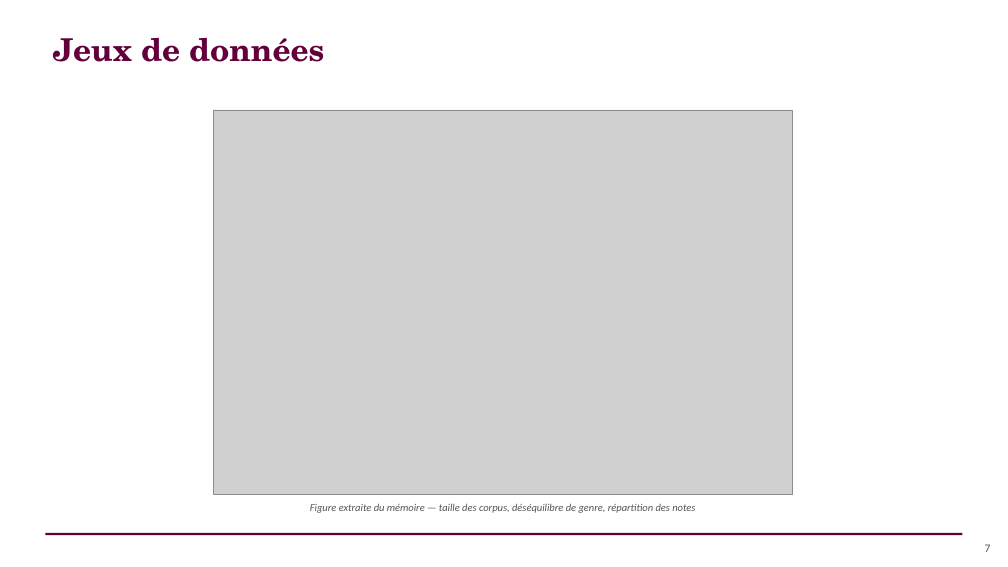
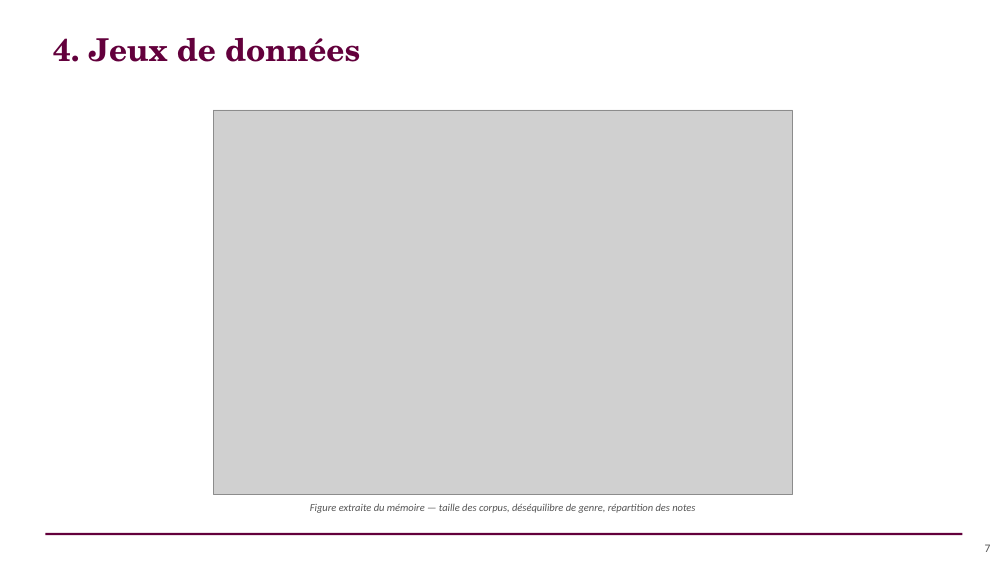
Before and after one commit to sitaacisse-boop/EDI, a slide deck: slide 7 of presentation/AURORA_Soutenance_FR.pptx. Drawn at 1008x567 pixels with LibreOffice and Linux fonts; fonts in the diff are those of the drawing; grey boxes stand for pictures. Boxes give left, top, right and bottom in pixels: in the first picture for what was removed or moved away, otherwise in the second. Text is boxed around its words. In the diff, an @@ line names an element or a change of style, - is before the commit and + after.

```diff
--- a/presentation/AURORA_Soutenance_FR.pptx
+++ b/presentation/AURORA_Soutenance_FR.pptx
@@ text at [53, 38, 360, 62]: text changed @@
-Jeux de données
+4. Jeux de données
```
Also in this commit, not shown: 8 other slides changed.
